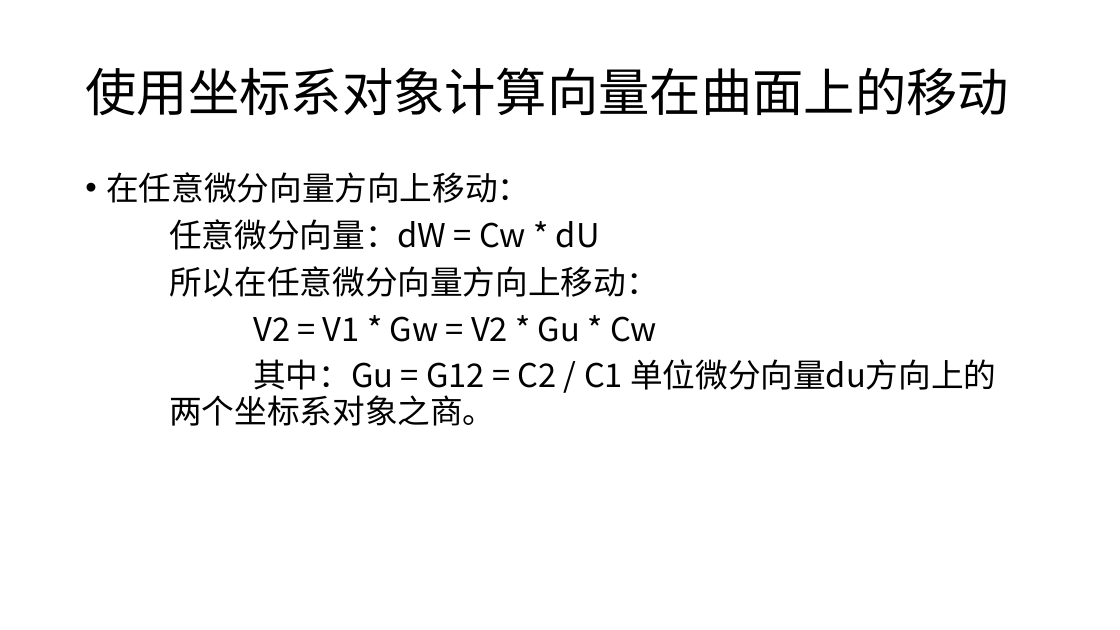
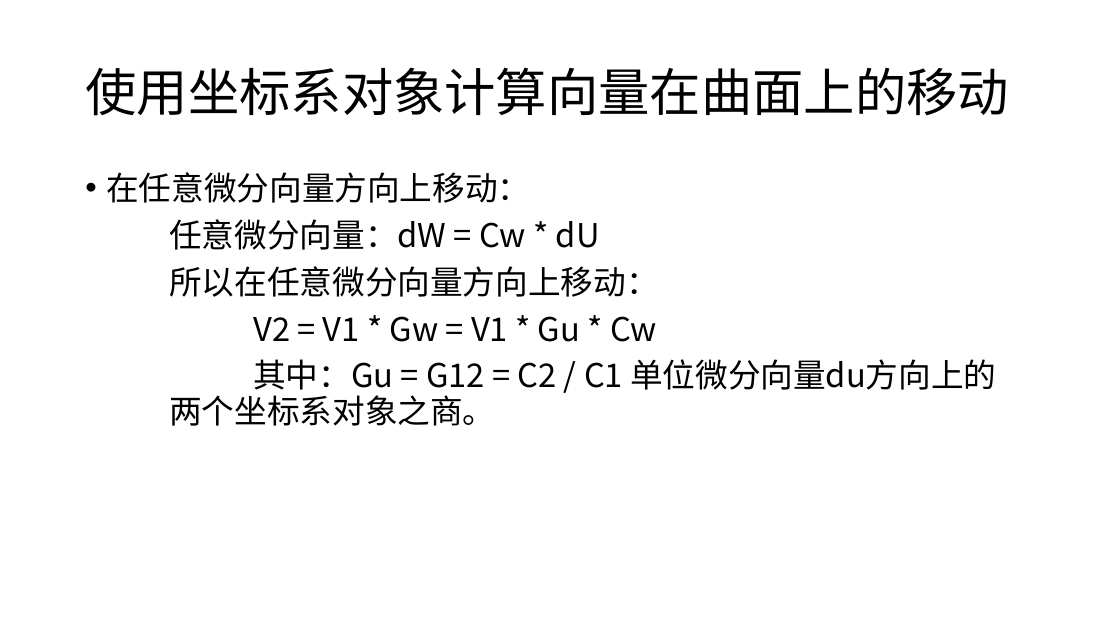
Before and after one commit to panguojun/Coordinate-System, a slide deck: slide 13 of 坐标系跟曲面.pptx. Drawn at 1120x630 pixels with LibreOffice and Linux fonts; fonts in the diff are those of the drawing. Boxes give left, top, right and bottom in pixels: in the first picture for what was removed or moved away, otherwise in the second. Text is boxed around its words. In the diff, an @@ line names an element or a change of style, - is before the commit and + after.

```diff
--- a/坐标系跟曲面.pptx
+++ b/坐标系跟曲面.pptx
@@ text at bbox=[253, 316, 657, 342]: text changed @@
-V2 = V1 * Gw = V2 * Gu * Cw
+V2 = V1 * Gw = V1 * Gu * Cw
```
Also in this commit, not shown: 2 other slides changed.
